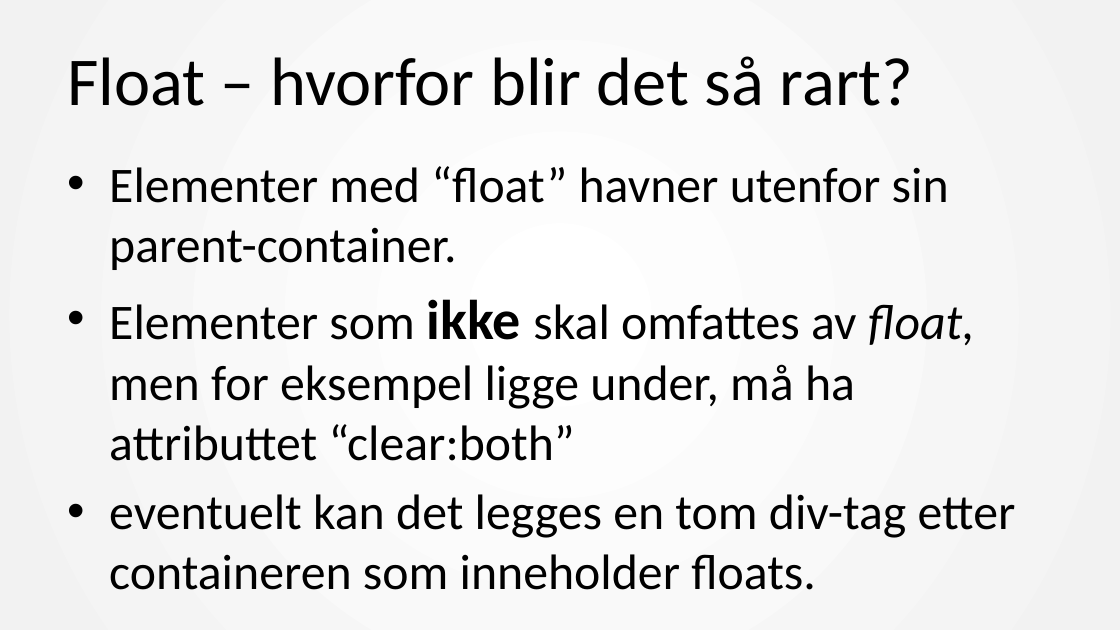
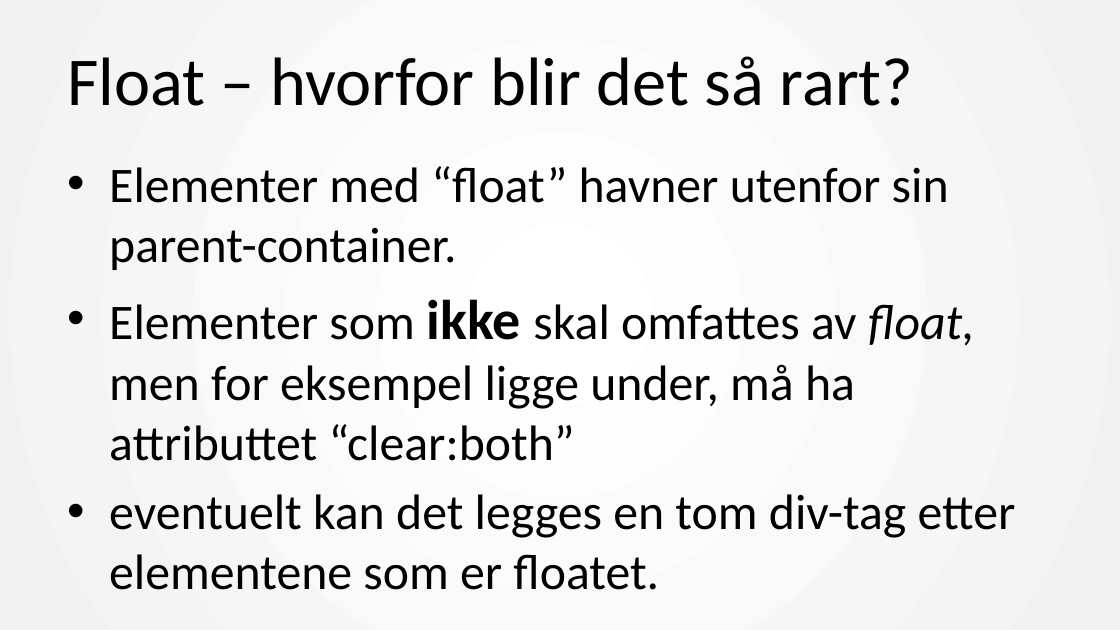
Before and after one commit to mesan/css-kurs, a slide deck: slide 33 of Foiler/1. CSS basic.pptx (slide 29 before the commit). Drawn at 1120x630 pixels with LibreOffice and Linux fonts; fonts in the diff are those of the drawing. Boxes give left, top, right and bottom in pixels: in the first picture for what was removed or moved away, otherwise in the second. Text is boxed around its words. In the diff, an @@ line names an element or a change of style, - is before the commit and + after.

```diff
--- a/Foiler/1. CSS basic.pptx
+++ b/Foiler/1. CSS basic.pptx
@@ text at box(109, 494, 1016, 590): text changed @@
-• eventuelt kan det legges en tom div-tag etter containeren som inneholder floats.
+• eventuelt kan det legges en tom div-tag etter elementene som er floatet.
```
Also in this commit, not shown: 7 other slides changed, 8 slides added, 2 slides removed, 2 other files.
